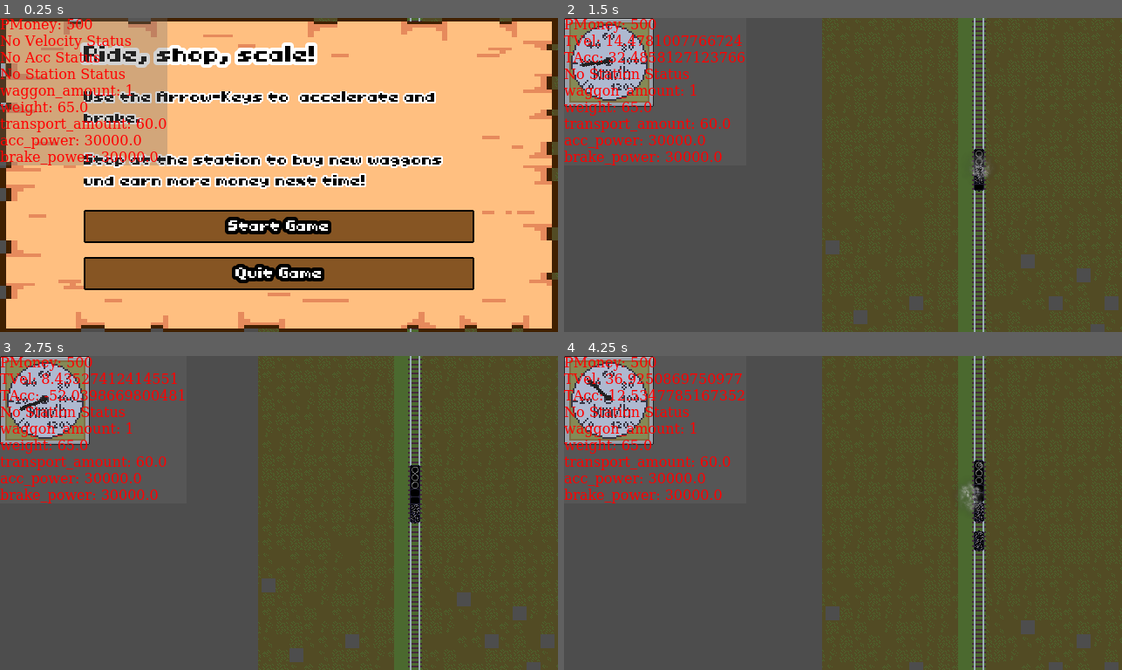
Above: before the commit, frames 1-4 (two rows, left to right).
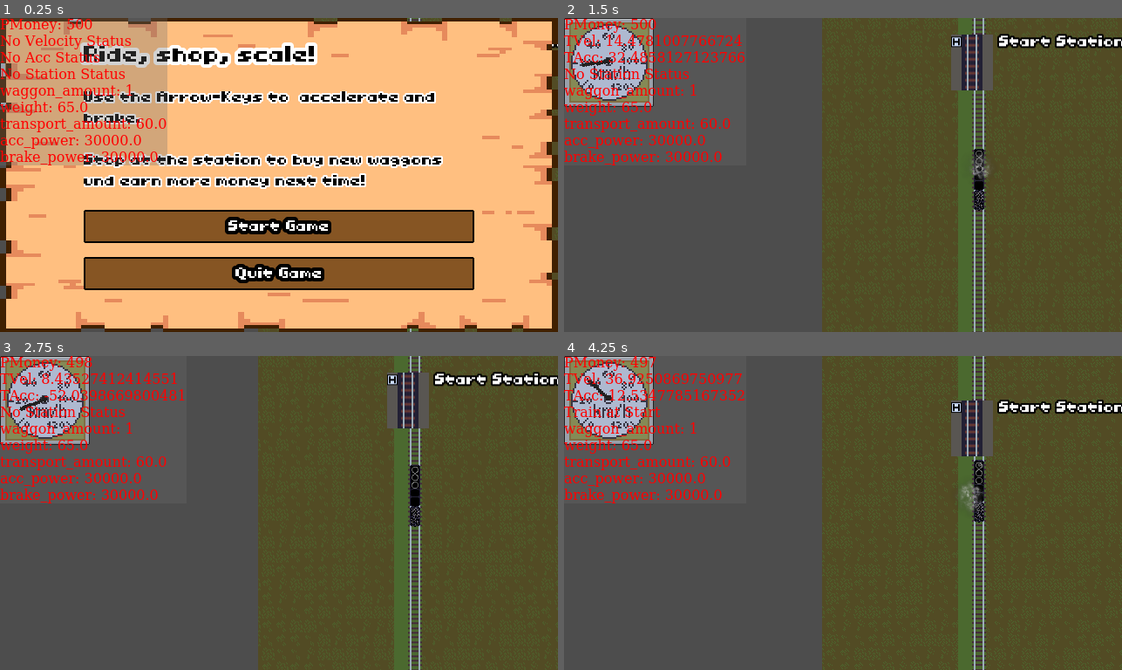
Above: after the commit, the same moments.

Repository: sthoni/gamejamaugust2024
Game: Godot game, scene res://game.tscn
The game is run twice, just before and just after one commit, with the same random seed, the same clock (stepped at 60 frames per second) and the same inputs.
Inputs:
- Up to frame 1 (0.25 s): no input
- Up to frame 2 (1.5 s): click "Start Game" at 0.5 s; tap Enter (shop) at 1.25 s; hold Up (accelerate) from 1.28 s (still down); hold Enter (shop) from 1.28 s (still down)
- Up to frame 3 (2.75 s): release Up (accelerate) at 2.03 s; release Enter (shop) at 2.03 s; hold Down (brake) from 2.03 s (still down); tap Enter (shop) at 2.1, 2.27, 2.57 s
- Up to frame 4 (4.25 s): release Down (brake) at 2.78 s; hold Enter (shop) 2.78-3.53 s; hold Up (accelerate) from 2.78 s (still down); tap Enter (shop) at 3.6, 3.77, 4.07 s

The runs differ from the first frame. In frame 1, less than 0.1% of the frame differs, in the area x 46-100%, y 0-100%; in frame 2, 7.8%; in frame 3, 7.8%; in frame 4, 12%, in the area x 0-100%, y 0-100%.

Commit message:
Shop erscheint nach Levelende.

Diff:
--- a/game.gd
+++ b/game.gd
@@ -1,6 +1,6 @@
 class_name Game extends Node
 
-@export var game_stats: GameStats : set = _set_game_stats
+@export var game_stats: GameStats: set = _set_game_stats
 
 @onready var level: Level = %Level
 @onready var shop: Shop = $Shop
@@ -21,11 +21,10 @@
 	shop.item_display2.item_displayed = shop_items[1]
 	level.level_stats = level_start_stats
 
-
+	shop.continue_button_pressed.connect(_on_shop_continue_button_pressed)
 	Events.item_buy_button_pressed.connect(_on_item_buy_button_pressed)
 	Events.station_freight_sold.connect(_on_station_freight_sold)
 	Events.level_end_reached.connect(_on_level_end_reached)
-	Events.shop_key_pressed.connect(_on_shop_key_pressed)
 	button.pressed.connect(_create_new_level)
 
 	get_tree().paused = true
@@ -48,13 +47,15 @@
 
 func _on_level_end_reached() -> void:
 	level_ended = true
+	get_tree().paused = true
 	game_stats.current_level += 1
-	panel_container.position = Vector2(0.0, 640.0)
-	var tween := create_tween()
-	tween.tween_property(panel_container, "position", Vector2(0.0,0.0), 0.5)
-	label_level.text = "You are arriving at Station %s" % game_stats.current_level
-	label_level.visible_ratio = 0
-	tween.tween_property(label_level, "visible_ratio", 1.0, 1)
+	shop.show()
+	# panel_container.position = Vector2(0.0, 640.0)
+	# var tween := create_tween()
+	# tween.tween_property(panel_container, "position", Vector2(0.0, 0.0), 0.5)
+	# label_level.text = "You are arriving at Station %s" % game_stats.current_level
+	# label_level.visible_ratio = 0
+	# tween.tween_property(label_level, "visible_ratio", 1.0, 1)
 
 
 func _create_new_level() -> void:
@@ -63,7 +64,7 @@
 	var shop_items: Array[Item] = level_start_stats.item_pool.get_two_unique_random_items()
 	shop.item_display1.item_displayed = shop_items[0]
 	shop.item_display2.item_displayed = shop_items[1]
-	tween.tween_property(panel_container, "position", Vector2(0.0,-640.0), 0.5)
+	tween.tween_property(panel_container, "position", Vector2(0.0, -640.0), 0.5)
 	level_ended = false
 
 
@@ -81,6 +82,7 @@
 		if child.has_method("_input"):
 			child._input(event)
 
-func _on_shop_key_pressed() -> void:
-	shop.show()
-	get_tree().paused = true
+
+func _on_shop_continue_button_pressed() -> void:
+	shop.hide()
+	_create_new_level()
--- a/game.tscn
+++ b/game.tscn
@@ -55,7 +55,7 @@
 [node name="Shop" parent="." instance=ExtResource("4_tp65r")]
 visible = false
 
-[node name="PanelContainer" type="PanelContainer" parent="."]
+[node name="LevelEndedScreen" type="PanelContainer" parent="."]
 anchors_preset = 15
 anchor_right = 1.0
 anchor_bottom = 1.0
@@ -67,15 +67,15 @@
 grow_vertical = 2
 theme_override_styles/panel = SubResource("StyleBoxFlat_cr26j")
 
-[node name="MarginContainer" type="MarginContainer" parent="PanelContainer"]
+[node name="MarginContainer" type="MarginContainer" parent="LevelEndedScreen"]
 layout_mode = 2
 
-[node name="VBoxContainer" type="VBoxContainer" parent="PanelContainer/MarginContainer"]
+[node name="VBoxContainer" type="VBoxContainer" parent="LevelEndedScreen/MarginContainer"]
 layout_mode = 2
 size_flags_vertical = 4
 theme = ExtResource("5_ryrav")
 
-[node name="LabelLevel" type="Label" parent="PanelContainer/MarginContainer/VBoxContainer"]
+[node name="LabelLevel" type="Label" parent="LevelEndedScreen/MarginContainer/VBoxContainer"]
 unique_name_in_owner = true
 layout_mode = 2
 size_flags_horizontal = 0
@@ -83,7 +83,7 @@
 visible_characters = 0
 visible_ratio = 0.0
 
-[node name="Button" type="Button" parent="PanelContainer/MarginContainer/VBoxContainer"]
+[node name="Button" type="Button" parent="LevelEndedScreen/MarginContainer/VBoxContainer"]
 unique_name_in_owner = true
 layout_mode = 2
 theme = ExtResource("5_ryrav")
--- a/level/level.gd
+++ b/level/level.gd
@@ -1,6 +1,6 @@
 class_name Level extends Node2D
 
-@export var level_stats: LevelStats : set = set_level_stats
+@export var level_stats: LevelStats: set = set_level_stats
 @export var game_stats: GameStats
 @onready var tiles: TileMapLayer = $TileMapLayer
 
@@ -16,7 +16,6 @@
 	level_stats = value
 	if train:
 		train.train_stats = level_stats.train_stats
-		path_to_follow.progress = 0.0
 
 
 func _input(event: InputEvent) -> void:
@@ -27,10 +26,6 @@
 	if body is Train:
 		Events.emit_signal("level_end_reached")
 
-func _on_mission_completed() -> void:
-	print("Level received mission completed signal.")
-	game_stats.money += 500
 
-func _on_mission_failed() -> void:
-	print("Level received mission failed signal.")
-	game_stats.money -= 300
+func _on_money_timer_timeout() -> void:
+	game_stats.money -= 1
--- a/level/level.tscn
+++ b/level/level.tscn
@@ -95,8 +95,9 @@
 curve = SubResource("Curve2D_ivpvi")
 
 [node name="PathFollow2D" type="PathFollow2D" parent="Path2D"]
-position = Vector2(0, 300)
+position = Vector2(0, 13.6406)
 rotation = -1.5708
+progress = 286.36
 loop = false
 script = ExtResource("7_0v1st")
 
@@ -113,7 +114,11 @@
 [node name="LevelEnd" type="Area2D" parent="."]
 
 [node name="CollisionShape2D" type="CollisionShape2D" parent="LevelEnd"]
-position = Vector2(183, -1377)
+position = Vector2(190, 91)
 shape = SubResource("RectangleShape2D_ivpvi")
 
+[node name="MoneyTimer" type="Timer" parent="."]
+autostart = true
+
 [connection signal="body_entered" from="LevelEnd" to="." method="_on_level_end_body_entered"]
+[connection signal="timeout" from="MoneyTimer" to="." method="_on_money_timer_timeout"]
--- a/station/station.gd
+++ b/station/station.gd
@@ -5,7 +5,7 @@
 @onready var station_end: Area2D = $StationEnd
 @onready var station_label: Label = %StationName
 
-@export var station_stats: StationStats : set = set_station_stats
+@export var station_stats: StationStats: set = set_station_stats
 
 var has_money: bool = true
 
@@ -20,13 +20,13 @@
 }
 
 enum StationType {
-	LOADING,				#eaxmple: Coal Mine
-	UNLOADING,			#example: Coal-fired power plant
+	LOADING, # eaxmple: Coal Mine
+	UNLOADING, # example: Coal-fired power plant
 	SHOP
 }
 
 var train_at_station: Train = null
-var status: TrainStatus : set = set_status
+var status: TrainStatus: set = set_status
 
 # Called when the node enters the scene tree for the first time.
 func _ready() -> void:
@@ -41,7 +41,7 @@
 		if platform:
 			platform.shape.size.y = station_stats.platform_length
 			station_start.position.y = station_stats.platform_length / 2
-			station_end.position.y = -station_stats.platform_length / 2
+			station_end.position.y = - station_stats.platform_length / 2
 
 func set_status(value: TrainStatus) -> void:
 	status = value
@@ -64,12 +64,6 @@
 			TrainStatus.AT_END:
 				print("Too far. Ride back!")
 				status = TrainStatus.STOPPED_WRONG
-
-
-func _input(event: InputEvent) -> void:
-	if event.is_action_pressed("shop"):
-		if status == TrainStatus.STOPPED:
-			Events.emit_signal("shop_key_pressed")
 
 
 func status_changed() -> void:
--- a/ui/shop.gd
+++ b/ui/shop.gd
@@ -4,6 +4,8 @@
 @onready var item_display2: ItemDisplay = %ItemDisplay2
 @onready var items_display_grid: GridContainer = %ItemsDisplayGrid
 @onready var money_label: Label = %MoneyPlayer
+
+signal continue_button_pressed()
 
 # Called when the node enters the scene tree for the first time.
 func _ready() -> void:
@@ -12,16 +14,8 @@
 func add_item(node: Node) -> void:
 	items_display_grid.add_child(node)
 
-# Called every frame. 'delta' is the elapsed time since the previous frame.
-func _process(_delta: float) -> void:
-	pass
-
 func _on_continue_button_pressed() -> void:
-	self.hide()
-	get_tree().paused = false
-
-func _on_exit_button_pressed() -> void:
-	get_tree().quit()
+	continue_button_pressed.emit()
 
 func _on_money_changed(money_old: int, money: int) -> void:
 	var tween := create_tween()
